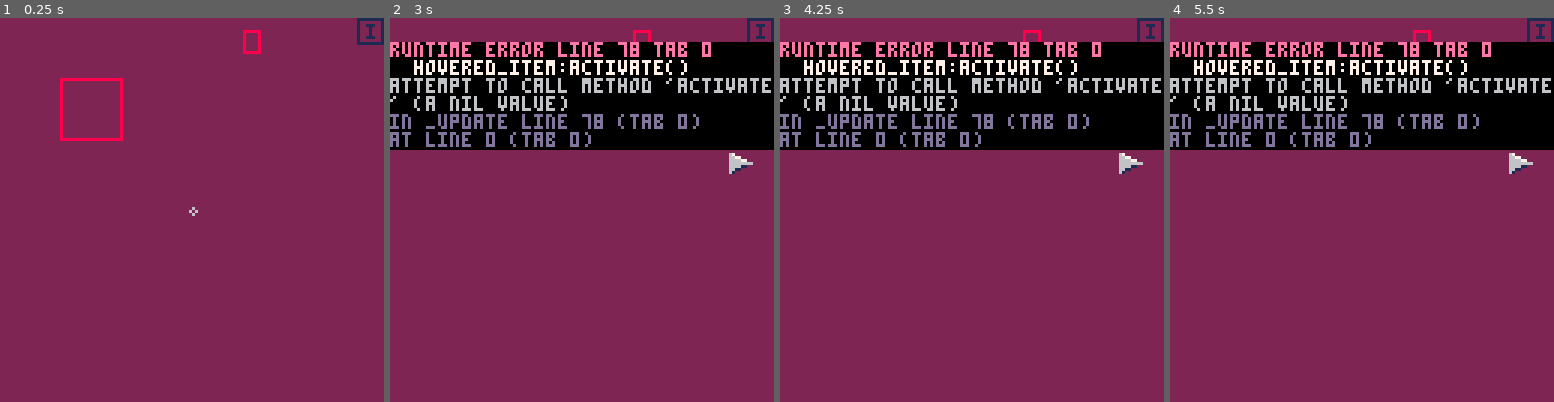
Above: before the commit, frames 1-4 (left to right).
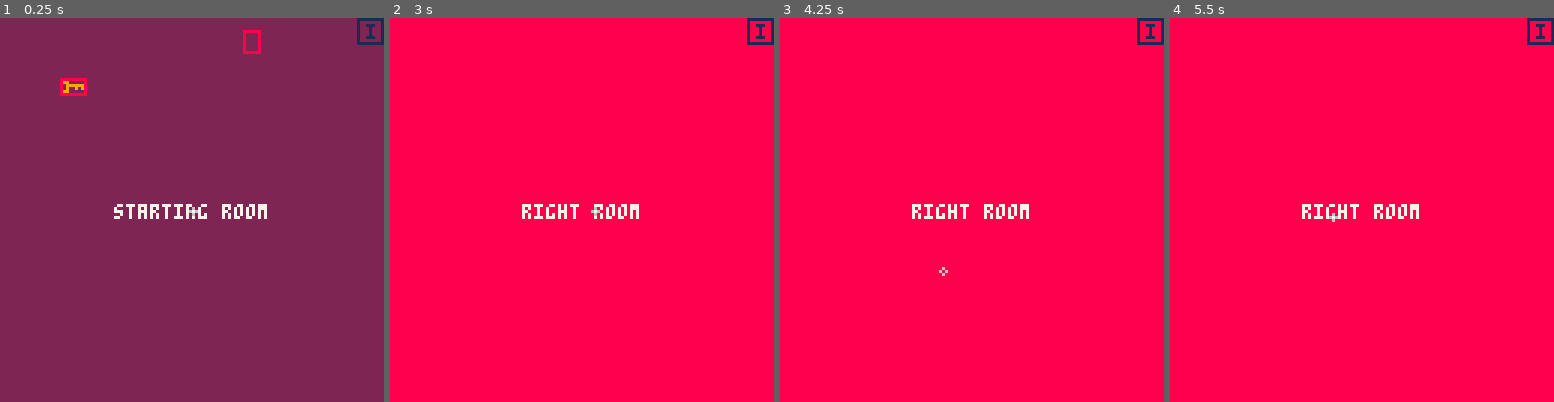
Above: after the commit, the same moments.

Repository: LuosRestil/pico8
Game: PICO-8 cartridge room/room.p8
Same seed, same stepped clock (60 frames per second), same inputs: the game is played once before the commit and once after it.
Inputs:
- Up to frame 1 (0.25 s): no input
- Up to frame 2 (3 s): tap X (X key) at 0.33, 1.07, 1.85, 2.97 s; tap O (Z key) at 0.7, 1.7, 2.1, 2.5, 2.9 s; hold Right 1.6-2.1 s; hold Up 2.15-2.42 s; hold Right from 2.47 s (still down)
- Up to frame 3 (4.25 s): release Right at 3.03 s; hold Left 3.08-3.58 s; tap O (Z key) at 3.3, 3.7, 4.1 s; hold Down 3.63-3.97 s; hold Right from 4.02 s (still down); tap X (X key) at 4.08 s
- Up to frame 4 (5.5 s): tap O (Z key) at 4.5, 4.9, 5.3 s; release Right at 4.68 s; hold Up 4.73-5.03 s; hold Left from 5.08 s (still down); tap X (X key) at 5.2 s

The runs differ from the first frame. In frame 1, 1.3% of the frame differs, in the area x 15-70%, y 15-53%; in frame 2, 100%, in the area x 0-100%, y 0-100%; in frame 3, 100%; in frame 4, 100%.
Error before the commit: runtime error line 78 tab 0; hovered_item:activate(); attempt to call method 'activate' (a nil value)

Commit message:
room pick up items

Diff:
--- a/room/room.p8
+++ b/room/room.p8
@@ -25,14 +25,17 @@
 
 function _init()
 	scenes=init_scenes()
+	--ensure appropriate txt len
 	for _,rm in pairs(scenes) do
-		for _,item in pairs(rm.items) do
-			local lines=split(item.desc,"\n")
+		for item in all(rm.items) do
+			local lines=
+				split(item.desc,"\n")
 			for line in all(lines) do
 				assert(#line<26)
 			end
 		end
 	end
+
 	scene="start"
 	init_nav()
 	init_inv_btn()
@@ -85,8 +88,9 @@
 
 function _draw()
 	--scene
+	cls()
 	assert(scenes[scene]~=nil)
-	cls(scenes[scene].bg)
+	scenes[scene].draw_bg()
 	draw_items(scenes[scene])
 	--ui
 	draw_inv_btn()
@@ -175,24 +179,30 @@
 
 	--navigation
 	nav={}
-	if colliding(ptr,nav_r)
+	if
+		colliding(ptr,nav_r) and
+		scene_has_dir("right")
 	then
 		nav.r=true
-		hovered_item=nav
-	elseif colliding(ptr,nav_l)
+		hovered_item=nav_r
+	elseif
+		colliding(ptr,nav_l) and
+		scene_has_dir("left")
 	then
 		nav.l=true
-		hovered_item=nav
-	elseif colliding(ptr,nav_b)
+		hovered_item=nav_l
+	elseif
+		colliding(ptr,nav_b) and
+		scene_has_dir("back")
 	then
 		nav.b=true
-		hovered_item=nav
-	end
-
-	for k,v in pairs(scene.items)
+		hovered_item=nav_b
+	end
+
+	for item in all(scene.items)
 	do
-		if colliding(ptr,v) then
-			hovered_item=v
+		if colliding(ptr,item) then
+			hovered_item=item
 		end
 	end
 
@@ -253,32 +263,6 @@
 		0,6,
 		clrs.yellow)
 end
-
-function init_nav()
-	nav={}
-	nav_r={
-		x=120,y=8,w=8,h=128-16,
-		activate=function()
-			if scenes[scene].right then
-				scene=scenes[scene].right
-			end
-		end}
-	nav_l={
-		x=0,y=8,w=8,h=128-16,
-		activate=function()
-			if scenes[scene].left then
-				scene=scenes[scene].left
-			end
-		end}
-	nav_b={
-		x=8,y=120,w=128-16,h=8,
-		activate=function()
-			if scenes[scene].back then
-				scene=scenes[scene].back
-			end
-		end}
-end
-
 -->8
 --scenes
 function init_scenes()
@@ -292,24 +276,24 @@
 
 function init_scene_start()
 	return {
-		bg=clrs.purple,
 		left="left",
 		right="right",
 		back=nil,
 		items={
-			test={
-				name="test item",
+			{
+				name="key",
 				x=20,y=20,
-				w=20,h=20,
-				desc=[[a profoundly
-uninteresting
-test item.]],
-				draw=function(self) end,
+				w=8,h=5,
+				sp=48,
+				desc=[[the key!!!]],
+				draw=function(self)
+					spr(self.sp,self.x,self.y-1)
+				end,
 				activate=function(self)
-					msg=self.desc
+					pick_up(self)
 				end
 			},
-			test2={
+			{
 				name="boogie",
 				x=81,y=4,
 				w=5,h=7,
@@ -317,10 +301,16 @@
 gotta boogie]],
 				draw=function(self) end,
 				activate=function(self)
-					msg=self.desc
+					go_scene("inner")
 				end
 			}
-		}
+		},
+		draw_bg=function()
+			cls(clrs.purple)
+			local p="starting room"
+			local pw=txt_w(p)
+			print(p,64-pw/2,62,clrs.white)
+		end
 	}
 end
 
@@ -328,7 +318,13 @@
 	return {
 		bg=clrs.red,
 		left="start",
-		items={}
+		items={},
+		draw_bg=function()
+			cls(clrs.red)
+			local p="right room"
+			local pw=txt_w(p)
+			print(p,64-pw/2,62,clrs.white)
+		end
 	}
 end
 
@@ -336,7 +332,13 @@
 	return {
 		bg=clrs.yellow,
 		right="start",
-		items={}
+		items={},
+		draw_bg=function()
+			cls(clrs.green)
+			local p="left room"
+			local pw=txt_w(p)
+			print(p,64-pw/2,62,clrs.white)
+		end
 	}
 end
 
@@ -344,16 +346,59 @@
 	return {
 		bg=clrs.brown,
 		back="start",
-		items={}
+		items={},
+		draw_bg=function()
+			cls(clrs.brown)
+			local p="inner scene"
+			local pw=txt_w(p)
+			print(p,64-pw/2,62,clrs.white)
+		end
 	}
 end
 
+function init_nav()
+	nav={}
+	nav_r={
+		x=120,y=8,w=8,h=128-16,
+		activate=function()
+			navigate("right")
+		end}
+	nav_l={
+		x=0,y=8,w=8,h=128-16,
+		activate=function()
+			navigate("left")
+		end}
+	nav_b={
+		x=8,y=120,w=128-16,h=8,
+		activate=function()
+			navigate("back")
+		end}
+end
+
+function navigate(dir)
+	if scene_has_dir(dir) then
+		go_scene(scenes[scene][dir])
+	end
+end
+
+function scene_has_dir(dir)
+	return scenes[scene][dir]~=nil
+end
+
+function go_scene(name)
+	scene=name
+	ptr={x=64,y=64}
+	hovered_item=nil
+	active_item=nil
+	nav={}
+end
+
 function draw_items(scene)
-	for k,v in pairs(scene.items)
+	for item in all(scene.items)
 	do
-		v:draw()
+		item:draw()
 		if draw_hitboxes then
-			draw_hitbox(v)
+			draw_hitbox(item)
 		end
 	end
 end
@@ -364,26 +409,33 @@
 		item.x+item.w,item.y+item.h,
 		clrs.red)
 end
+
+function pick_up(item)
+	inv_add(item)
+	rm_from_scene(item.name)
+	msg="got "..item.name.."!"
+end
+
+function inv_add(item)
+	add(inv,{
+		name=item.name,
+		sp=item.sp,
+		desc=item.desc})
+	item.remove=true
+end
+
+function rm_from_scene(name)
+	local items=scenes[scene].items
+	for i=1,#items do
+		local item=items[i]
+		if item.name==name then
+			deli(items,i)
+			return
+		end
+	end
+end
 -->8
---clrs
-clrs={
-	black=0,
-	navy=1,
-	purple=2,
-	green=3,
-	brown=4,
-	charcoal=5,
-	grey=6,
-	white=7,
-	red=8,
-	orange=9,
-	yellow=10,
-	lime=11,
-	blue=12,
-	lavender=13,
-	pink=14,
-	peach=15
-}
+
 -->8
 --inventory
 local w=110
@@ -568,6 +621,31 @@
 	end
 	return true
 end
+-->8
+--clrs
+clrs={
+	black=0,
+	navy=1,
+	purple=2,
+	green=3,
+	brown=4,
+	charcoal=5,
+	grey=6,
+	white=7,
+	red=8,
+	orange=9,
+	yellow=10,
+	lime=11,
+	blue=12,
+	lavender=13,
+	pink=14,
+	peach=15
+}
+-->8
+--todo
+--[[
+*item interactions
+]]
 __gfx__
 00000000007000000777700060000000000000000000000000000000000000000000000000000000000000000000000000000000000000000000000000000000
 0000000007a700007444477066000000000000000000000000000000000000000000000000000000000000000000000000000000000000000000000000000000
@@ -593,14 +671,12 @@
 66110000000011660001670000000000000000000000000000000000000000000000000000000000000000000000000000000000000000000000000000000000
 61000000000000160000600000000000000000000000000000000000000000000000000000000000000000000000000000000000000000000000000000000000
 00000000000000000000600000000000000000000000000000000000000000000000000000000000000000000000000000000000000000000000000000000000
-80000008b000000b0000000000000000000000000000000000000000000000000000000000000000000000000000000000000000000000000000000000000000
-080000800b0000b00000000000000000000000000000000000000000000000000000000000000000000000000000000000000000000000000000000000000000
-0080080000b00b000000000000000000000000000000000000000000000000000000000000000000000000000000000000000000000000000000000000000000
-00088000000bb0000000000000000000000000000000000000000000000000000000000000000000000000000000000000000000000000000000000000000000
-00088000000bb0000000000000000000000000000000000000000000000000000000000000000000000000000000000000000000000000000000000000000000
-0080080000b00b000000000000000000000000000000000000000000000000000000000000000000000000000000000000000000000000000000000000000000
-080000800b0000b00000000000000000000000000000000000000000000000000000000000000000000000000000000000000000000000000000000000000000
-80000008b000000b0000000000000000000000000000000000000000000000000000000000000000000000000000000000000000000000000000000000000000
+00000000000000000000000000000000000000000000000000000000000000000000000000000000000000000000000000000000000000000000000000000000
+00000000000000000000000000000000000000000000000000000000000000000000000000000000000000000000000000000000000000000000000000000000
+99900000000000000000000000000000000000000000000000000000000000000000000000000000000000000000000000000000000000000000000000000000
+90999999000000000000000000000000000000000000000000000000000000000000000000000000000000000000000000000000000000000000000000000000
+90900909000000000000000000000000000000000000000000000000000000000000000000000000000000000000000000000000000000000000000000000000
+99900000000000000000000000000000000000000000000000000000000000000000000000000000000000000000000000000000000000000000000000000000
 __map__
 3000000000000000000000000000003000000000000000000000000000000000000000000000000000000000000000000000000000000000000000000000000000000000000000000000000000000000000000000000000000000000000000000000000000000000000000000000000000000000000000000000000000000000
 0000000000000000000000000000000000000000000000000000000000000000000000000000000000000000000000000000000000000000000000000000000000000000000000000000000000000000000000000000000000000000000000000000000000000000000000000000000000000000000000000000000000000000
